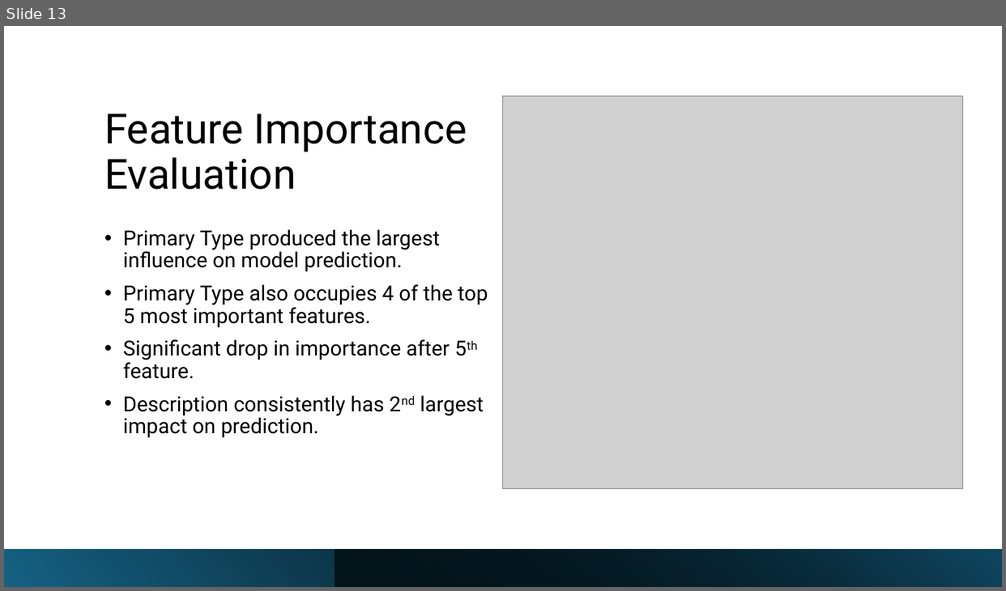
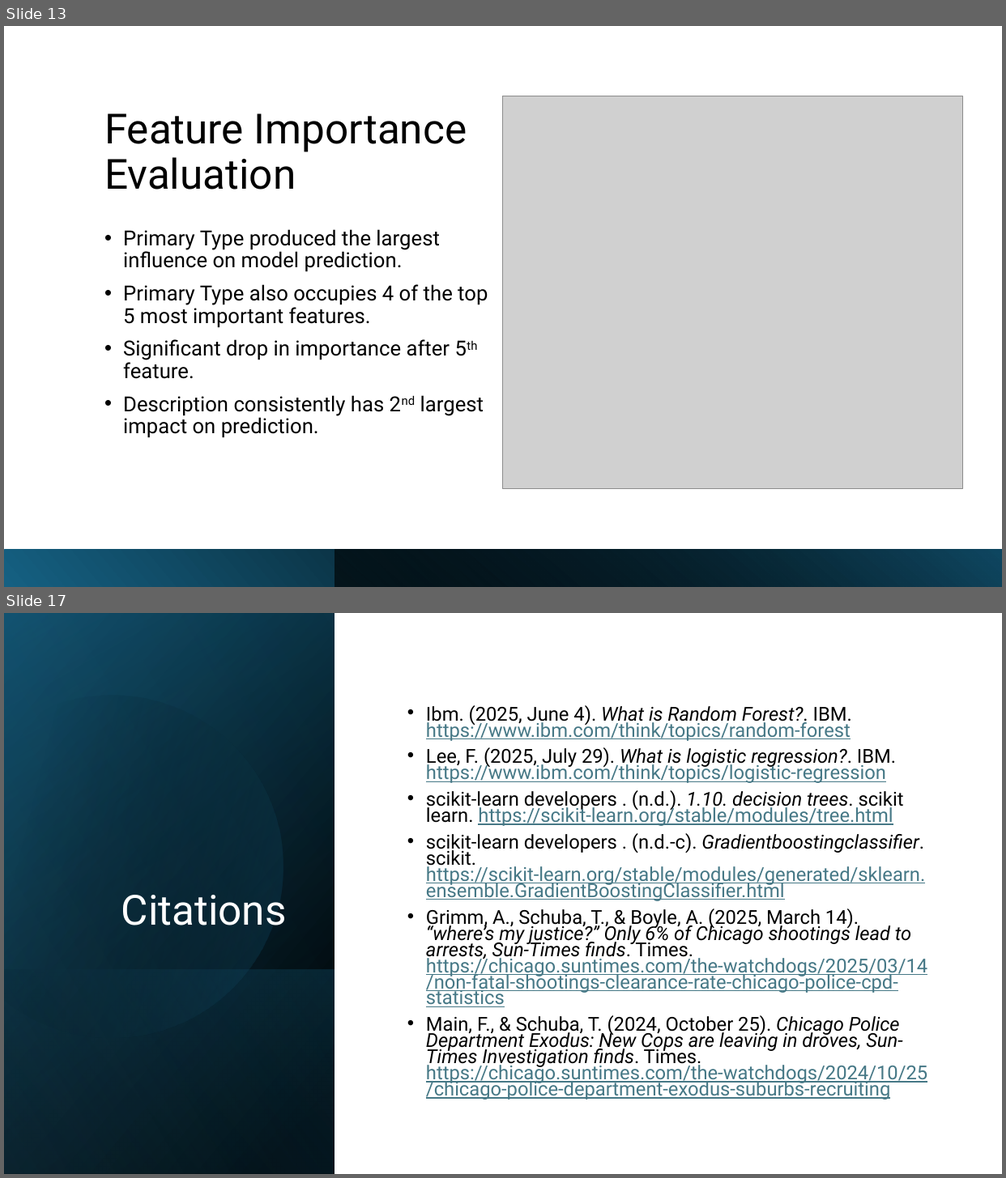
Before and after one commit to tkoche3/ISDS7075, a slide deck: ISDS 7075 Final Presentation.pptx. Shown one above the other, each under a label of ours: slide 13 before the commit, slides 13 and 17 after it; the slides between them are not shown. The pictures are 1006x591 and 1006x1178 pixels, drawn with LibreOffice and Linux fonts; fonts in the diff are those of the drawing; grey boxes stand for pictures. Boxes give left, top, right and bottom in pixels: in the first picture for what was removed or moved away, otherwise in the second. Text is boxed around its words. In the diff, an @@ line names an element or a change of style, - is before the commit and + after.

```diff
--- a/ISDS 7075 Final Presentation.pptx
+++ b/ISDS 7075 Final Presentation.pptx
@@ slide 17 added at bbox=[4, 613, 1002, 1174], background #FFFFFF @@
@@ rectangle added at bbox=[4, 613, 1002, 1174], fill #FFFFFF @@
@@ rectangle added at bbox=[4, 613, 335, 1174], fill gradient #000000 to #104862 @@
@@ rectangle added at bbox=[4, 614, 335, 1174], fill gradient #000000 to #156082 @@
@@ rectangle added at bbox=[4, 613, 335, 1174], fill gradient #000000 to #46B1E1 @@
@@ freeform shape added at bbox=[4, 655, 324, 1072], fill gradient #000000 to #156082 @@
@@ text added at bbox=[426, 705, 927, 1100], 18.5 pt, text #467886, underline @@
+• Ibm. (2025, June 4). What is Random Forest?. IBM. https://www.ibm.com/think/topics/random-forest
+• Lee, F. (2025, July 29). What is logistic regression?. IBM. https://www.ibm.com/think/topics/logistic-regression
+• scikit-learn developers . (n.d.). 1.10. decision trees. scikit learn. https://scikit-learn.org/stable/modules/tree.html
+• scikit-learn developers . (n.d.-c). Gradientboostingclassifier. scikit. https://scikit-learn.org/stable/modules/generated/sklearn.ensemble.GradientBoostingClassifier.html
+• Grimm, A., Schuba, T., & Boyle, A. (2025, March 14). “where’s my justice?” Only 6% of Chicago shootings lead to arrests, Sun-Times finds. Times. https://chicago.suntimes.com/the-watchdogs/2025/03/14/non-fatal-shootings-clearance-rate-chicago-police-cpd-statistics
+• Main, F., & Schuba, T. (2024, October 25). Chicago Police Department Exodus: New Cops are leaving in droves, Sun-Times Investigation finds. Times. https://chicago.suntimes.com/the-watchdogs/2024/10/25/chicago-police-department-exodus-suburbs-recruiting
@@ title added at bbox=[121, 895, 287, 926], 40 pt, text #FFFFFF @@
+Citations
@@ rectangle added at bbox=[4, 969, 335, 1174], fill gradient #156082 to #000000 @@
```
Also in this commit, not shown: 1 slide changed, 1 other slide added, 2 slides removed, 15 other files.
